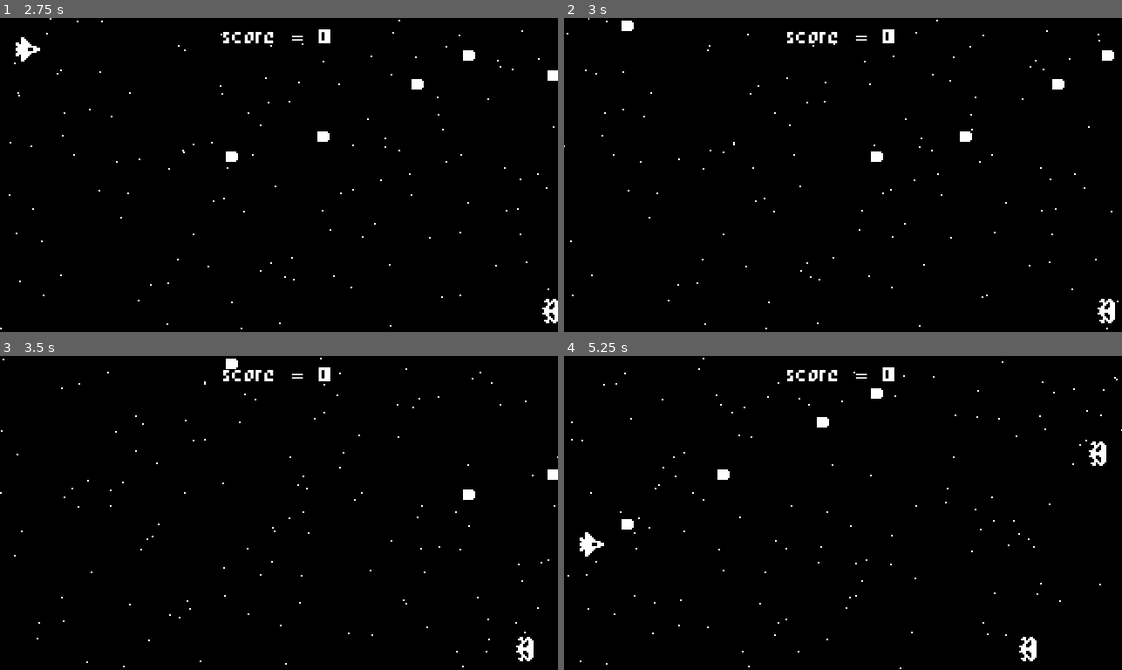
Above: before the commit, frames 1-4 (two rows, left to right).
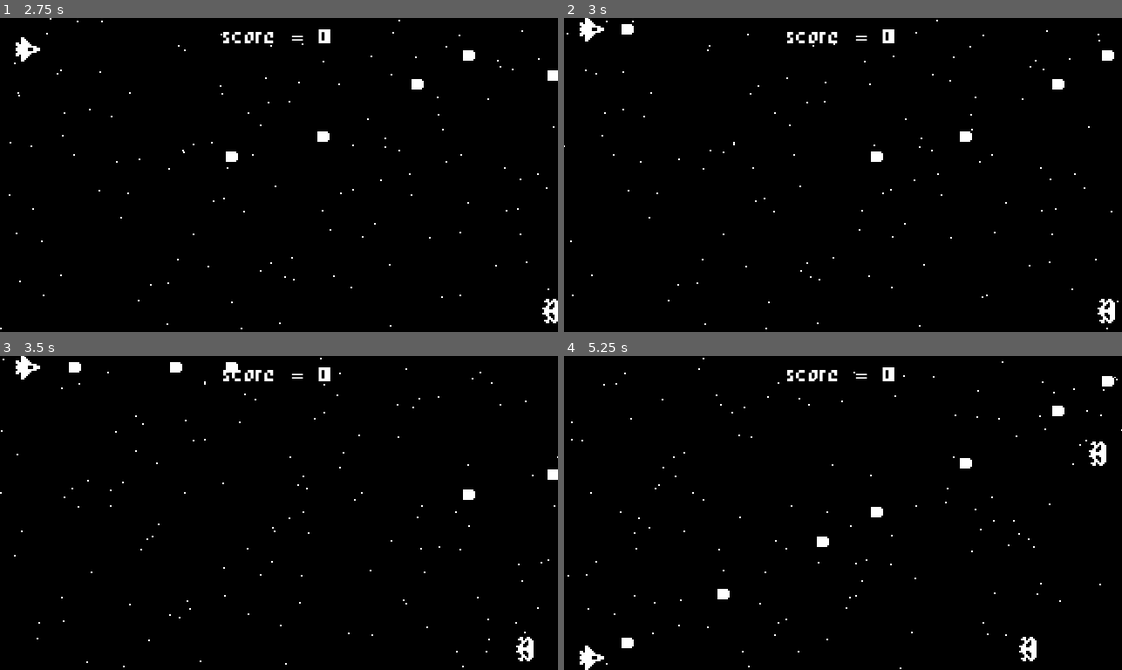
Above: after the commit, the same moments.

Repository: pahool/1bitgodot
Game: Godot game, scene res://start_menu.tscn
Same seed, same stepped clock (60 frames per second), same inputs: the game is played once before the commit and once after it.
Inputs:
- Up to frame 1 (2.75 s): tap Space at 0.5 s; hold Up (ui_up) 0.53-1.28 s; tap Enter (ui_accept) at 0.6, 0.77, 1.07, 1.35, 1.52, 1.82, 2.1 s; hold Down (ui_down) 1.28-2.03 s; hold Up (ui_up) from 2.03 s (still down)
- Up to frame 2 (3 s): keep holding Up (ui_up); tap Enter (ui_accept) at 2.85 s
- Up to frame 3 (3.5 s): keep holding Up (ui_up); tap Enter (ui_accept) at 3.02, 3.32 s
- Up to frame 4 (5.25 s): release Up (ui_up) at 3.53 s; hold Down (ui_down) from 3.53 s (still down); tap Enter (ui_accept) at 3.6, 3.77, 4.07, 4.35, 4.52, 4.82, 5.1 s

Frame 1 is identical in both runs. In frame 2, 0.2% of the frame differs, in the area x 2-13%, y 0-8%; in frame 3, 0.3%; in frame 4, 1.1%, in the area x 2-99%, y 6-100%.

Commit message:
adds high score and limits ship movement boundaries

Diff:
--- a/Space Shooter/GameOverScreen.gd
+++ b/Space Shooter/GameOverScreen.gd
@@ -1,4 +1,11 @@
 extends ColorRect
+
+@onready var highscore_label = $HighscoreLabel
+
+func _ready():
+	var highscore = SaveAndLoad.load_highscore()
+	if highscore == null: return
+	highscore_label.text = "highscore: "+str(highscore)
 
 func _process(delta):
 	if Input.is_action_just_pressed("ui_cancel"):
--- a/Space Shooter/GameOverScreen.tscn
+++ b/Space Shooter/GameOverScreen.tscn
@@ -33,4 +33,14 @@
 label_settings = ExtResource("1_381nd")
 horizontal_alignment = 1
 
+[node name="HighscoreLabel" type="Label" parent="."]
+layout_mode = 0
+offset_left = 1.0
+offset_top = 74.0
+offset_right = 320.0
+offset_bottom = 90.0
+text = "Highscore: 0"
+label_settings = ExtResource("1_381nd")
+horizontal_alignment = 1
+
 [node name="StarParticles" parent="." instance=ExtResource("3_cysvw")]
--- a/Space Shooter/default_bus_layout.tres
+++ b/Space Shooter/default_bus_layout.tres
@@ -4,5 +4,6 @@
 resource_name = "Phaser"
 
 [resource]
+bus/0/mute = true
 bus/0/effect/0/effect = SubResource("AudioEffectPhaser_sp5sp")
 bus/0/effect/0/enabled = false
--- a/Space Shooter/project.godot
+++ b/Space Shooter/project.godot
@@ -18,6 +18,7 @@
 [autoload]
 
 MusicPlayer="*res://music_player.tscn"
+SaveAndLoad="*res://save_and_load.gd"
 
 [display]
 
--- /dev/null
+++ b/Space Shooter/save_and_load.gd
@@ -0,0 +1,16 @@
+extends Node
+
+const SAVE_PATH = "user://save.cfg"
+
+func save_highscore(highscore):
+	var config = ConfigFile.new()
+	config.set_value("Game", "Highscore", highscore)
+	config.save(SAVE_PATH)
+
+func load_highscore():
+	var highscore = 0
+	var config = ConfigFile.new()
+	var error = config.load(SAVE_PATH)
+	if error != OK: return null
+	highscore = config.get_value("Game", "Highscore")
+	return highscore
--- a/Space Shooter/ship.gd
+++ b/Space Shooter/ship.gd
@@ -3,14 +3,18 @@
 const LASER_SCENE = preload("res://laser.tscn")
 
 @export var speed = 100
+var height = ProjectSettings.get_setting("display/window/size/viewport_height")
+var shipwidth = 16
 
 signal ship_destroyed
 
 func _process(delta):
 	if Input.is_action_pressed("ui_up"):
-		position.y -= speed * delta
+		if position.y > shipwidth/2 :
+			position.y -= speed * delta
 	if Input.is_action_pressed("ui_down"):
-		position.y += speed * delta
+		if position.y < height - (shipwidth/2):
+			position.y += speed * delta
 	if Input.is_action_just_pressed("ui_accept"):
 		var laser = LASER_SCENE.instantiate()
 		var world = get_tree().current_scene
--- a/Space Shooter/world.gd
+++ b/Space Shooter/world.gd
@@ -9,8 +9,11 @@
 		score = value
 		score_label.text = "score: " + str(score)
 
-
-
 func _on_ship_ship_destroyed():
 	await get_tree().create_timer(2.0).timeout
+	var highscore = SaveAndLoad.load_highscore()
+	if highscore != null:
+		if score > highscore:
+			SaveAndLoad.save_highscore(score)
+	else: SaveAndLoad.save_highscore(score)
 	get_tree().change_scene_to_file("res://GameOverScreen.tscn")
